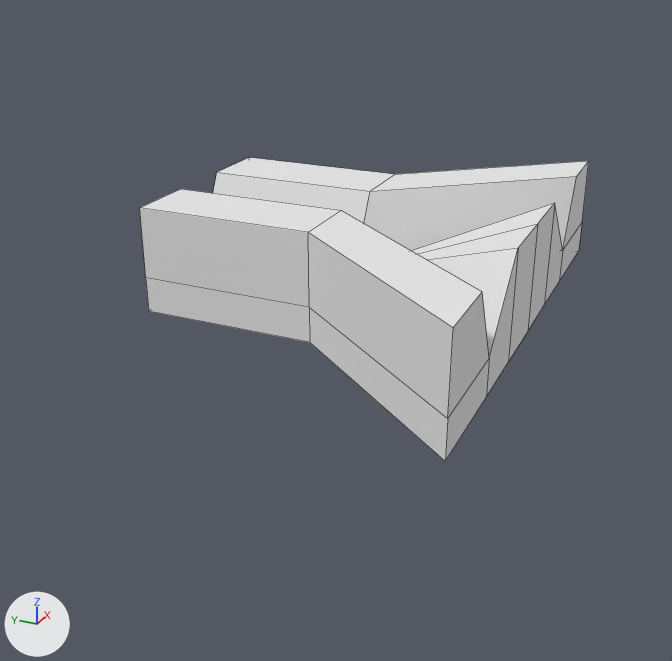
Renders of the Blender file Assets/Entities/Lanes/Join.blend from each side of a commit.
Rendered twice from a 50 mm camera at (-22.7, -4.6, 9.4) aimed at (-1.6, 4.9, -1.2). Arrows for +X, +Y and +Z are at lower left; the lights stay in place. Mesh edges are drawn as thin lines.
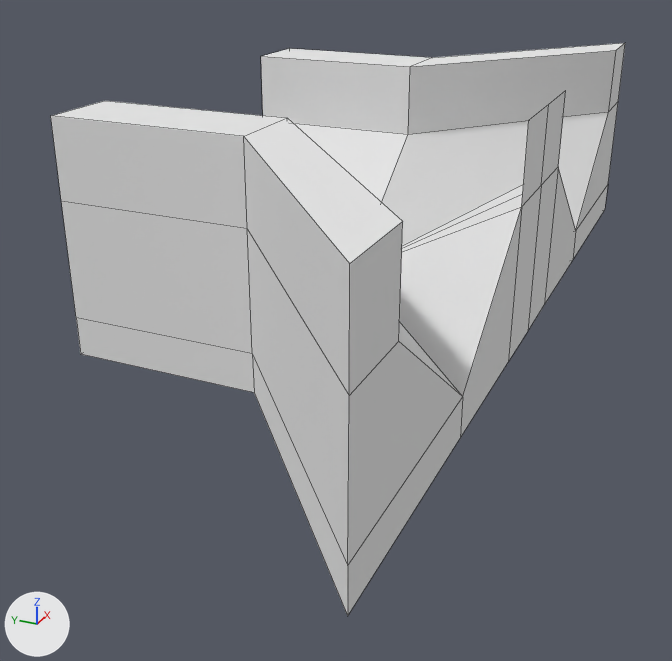
Pixel boxes [x1, y1, x2, y2] of what changed, in the pictures (672 x 661 px):
'Cube', reshaped (28% wider, 88% taller): before [140, 157, 589, 461]; after [51, 43, 625, 616]

The change, as a diff of the scene's bpy script:
```diff
--- a/Assets/Entities/Lanes/Join.blend.py
+++ b/Assets/Entities/Lanes/Join.blend.py
@@ me_cube @@
 # used by ob_cube; location = (0.0, 0.0, 0.0)
-me_cube.from_pydata(...)  # 22 vertices, 21 faces; spans x -7.0..0.0, y 0.0..10.0, z -1.0..2.0
+me_cube.from_pydata(...)  # 30 vertices, 28 faces; spans x -12.0..0.0, y 0.0..10.0, z -1.0..5.0
+# me_cube part 1
+# 3 vertices are removed from x -7.0..-5.0, y 0.0, z -1.0..2.0
+# 9 faces are deleted
+# 4 vertices in x -3.0, y 5.0..10.0, z -1.0..0.0 move by (-3.0, 0.0, 0.0)
+# 3 vertices in x -3.0..-1.0, y 5.0..10.0, z 2.0 move by (-3.0, 0.0, 1.0)
+# 6 vertices move from x -7.0..0.0, y 0.0..5.0, z -1.0..2.0 to x -10.0..0.0, y 0.0..5.0, z -1.0..5.0
+# 11 vertices are added at x -12.0..0.0, y 0.0..10.0, z -1.0..5.0
+# 16 new faces join them
 me_cube.materials.append(mat_material)
```
